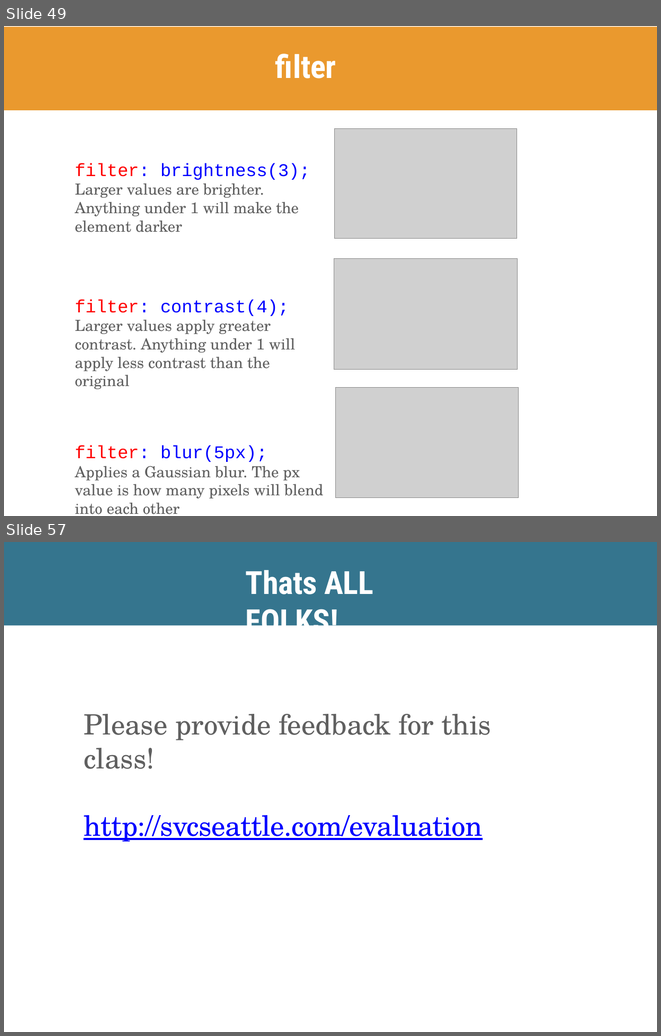
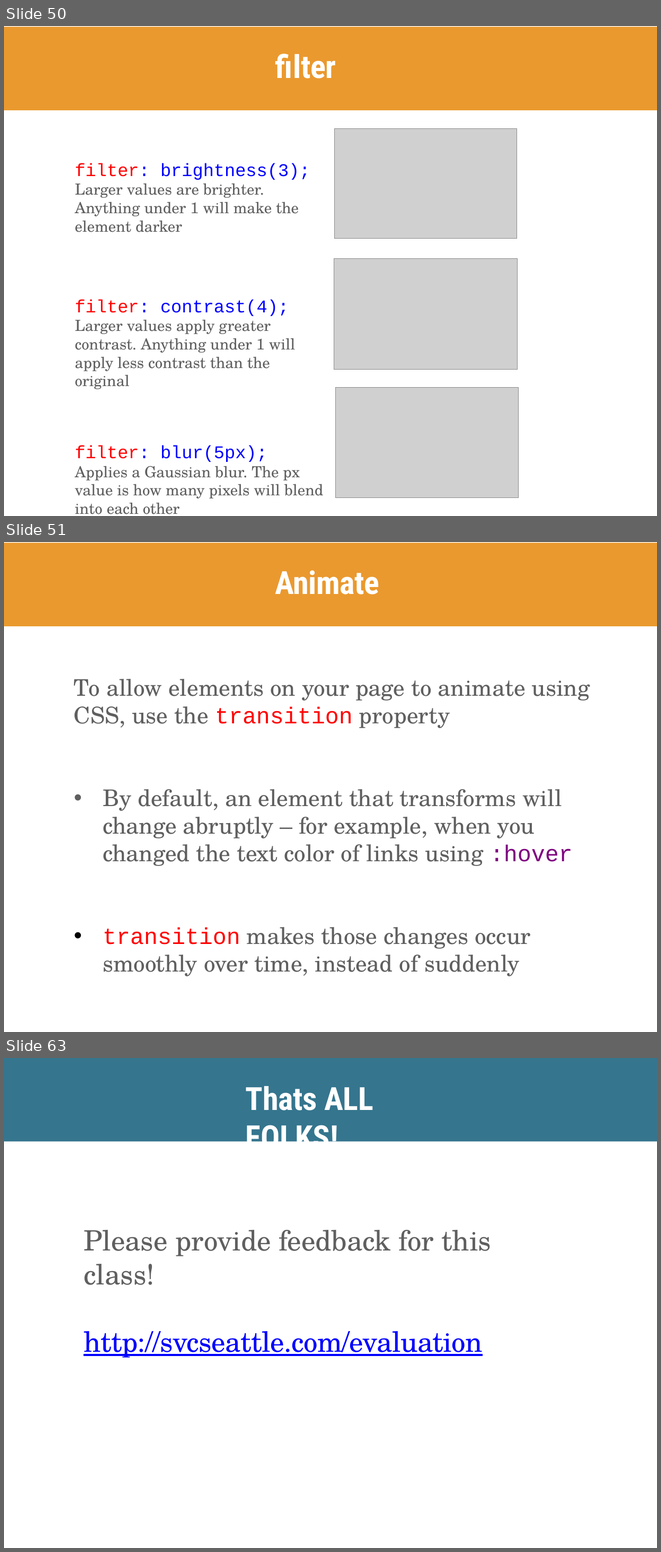
Before and after one commit to skornfeld/svc-class-jan-2018, a slide deck: slides/week-5.pptx. Shown one above the other, each under a label of ours: slides 49 and 57 before the commit, slides 50, 51 and 63 after it; the slides between them are not shown. The pictures are 661x1036 and 661x1552 pixels, drawn with LibreOffice and Linux fonts; fonts in the diff are those of the drawing; grey boxes stand for pictures. Boxes give left, top, right and bottom in pixels: in the first picture for what was removed or moved away, otherwise in the second. Text is boxed around its words. In the diff, an @@ line names an element or a change of style, - is before the commit and + after.

```diff
--- a/slides/week-5.pptx
+++ b/slides/week-5.pptx
@@ slide 51 added at (4,542,657,1032), background #FFFFFF @@
@@ freeform shape added at (4,543,657,626), fill #EA992E @@
@@ title added at (275,570,379,594), 50 pt, text #FFFFFF, bold @@
+Animate
@@ text added at (74,679,590,976), 36 pt, text #5F5F5F @@
+To allow elements on your page to animate using CSS, use the transition property
+• By default, an element that transforms will change abruptly – for example, when you changed the text color of links using :hover
+• transition makes those changes occur smoothly over time, instead of suddenly
@@ what was slide 49 is now slide 50 @@
@@ what was slide 57 is now slide 63 @@
```
Also in this commit, not shown: 10 slides changed, 8 other slides added, 3 slides removed, 2 other files.
